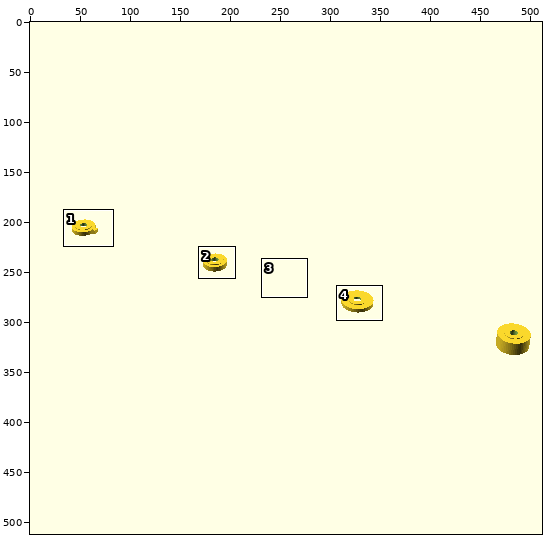
Sprite sheet -- 3D-Things/Bosch-GWS-10.8-Adapter/stl/Bosch-GWS-10.8-Adapter-part-0-All.png. The first picture is a wide view before the edit; the outline marks the close-up.
Close-up. The starting point:
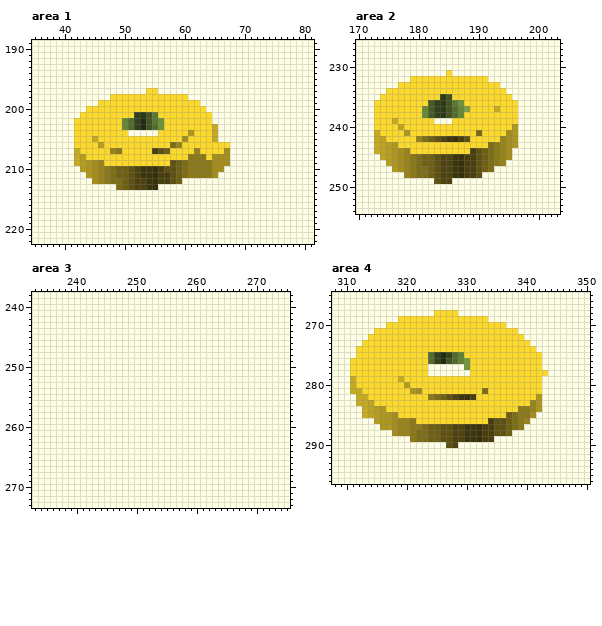
The file is 512x512 pixels. Colours within 5 levels of each other are drawn and written as one. Shown: area 1: x 35..81, y 189..222; area 2: x 170..203, y 226..254; area 3: x 233..275, y 238..273; area 4: x 308..350, y 265..296. The commit also changed other parts of the picture, which this record leaves out.
The result:
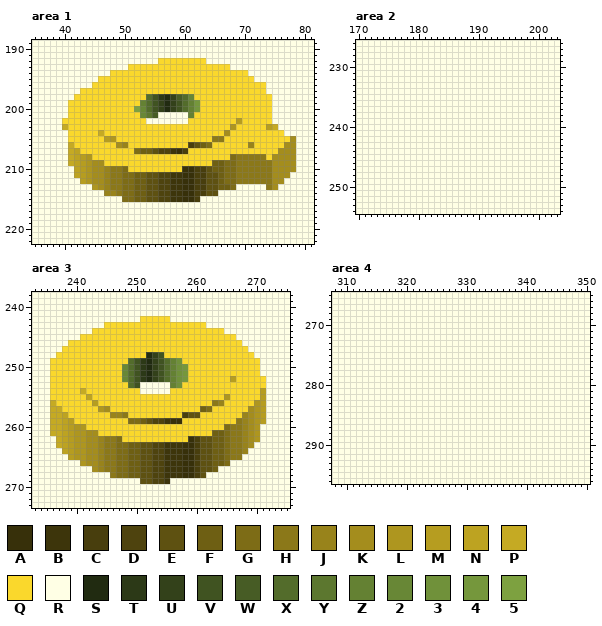
Palette (. is transparent): A #37300a  B #3d350b  C #483e0d  D #4e430e  E #5e5111  F #6e5f13  G #7d6c16  H #8b7819  J #98831b  K #a48d1d  L #ae961f  M #b69d20  N #bda321  P #c5aa23  Q #fad82c  R #ffffe5  S #212b11  T #2c3917  U #33411a  V #405321  W #475c25  X #536c2b  Y #5c772f  Z #648133  2 #688736  3 #70913a  4 #75973c  5 #7da140
What changed:
Changed rows in their new state; - is an unchanged pixel.
Area 1:
first column x 40:
192 ----------------QQQQQQQQ---------------
193 -----------QQQQQQQQQQQQQQQQQ-----------
194 --------QQQQQQQQQQQQQQQQQQQQQQQ--------
195 ------QQQQQQQQQQQQQQQQQQQQQQQQQQ-------
196 -----QQQQQQQQQQQQQQQQQQQQQQQQQQQQQ-----
197 ---QQQQQQQQQQQ--QQQQQQQQQQQQQQQQQQ-----
198 --QQQQQQ------XVTSUWX2QQQQQQQQQQQQQ----
199 -QQQQQ-------ZXVUSUVXZ4QQQQQQQQQQQQ----
200 -QQQ--------52XVUSUVXZ4-QQQQQQQQQQQ----
201 -QQ---------Q2YWRRRRRZ---QQQQQQQQQQ----
202 QQ--------QQQQRRRRRRR----QQQQMQQQQQ----
203 PQ--------QQQQQQQ--------QQQLQQQQQMP---
204 -Q----P----QQQQQ-----Q---QQKQQQQQQQQQ--
205 -Q---Q-ML-----------Q----HHQQQQQQQQQQQK
206 -P----Q--KJ-------QQ-CEFG---QQQJQQQQQKK
207 -PN-----QQ--GFFEDDBAC-Q----QQQQQQQQQKKK
208 -PN-L----------------QQQ-QQQGHHHHHQKKKK
209 -PN---K-----------QQQQQQQFFGGHHHHHHKKKK
210 --N---KJHHGQQQQQQQQQAACCEFFGGHHHHHHKKKK
211 --NM--KJHHGGFFEEDDBBAACCEEFGGHHHHHHKKK-
212 ---ML-KJHHGGFFEEDDBBAACCEEFGGHHHHHHKK--
213 -----LKJHHGGFFEEDDBBAACCEEFFG-----HK---
214 -------JJHGGFFEEDDBBAACCEE-------------
215 ----------GGFFEEDDBBAAC----------------
Area 2:
first column x 173:
231 ------------R-----------
232 ------RRRRRRRRRRRRR-----
233 ----RRRRRRRRRRRRRRRRR---
234 --RRRRRRRRRRRRRRRRRRRR--
235 -RRRRRRRRRRRRRRRRRRRRRR-
236 RRRRRRRRRRRRRRRRRRRRRRRR
237 RRRRRRRRRRRRRRRRRRRRRRRR
238 RRRRRRRRRRRRRRRRRRRRRRRR
239 RRRRRRRRRR---RRRRRRRRRRR
240 RRRRRRRRRRRRRRRRRRRRRRRR
241 RRRRRRRRRRRRRRRRRRRRRRRR
242 RRRRRRRRRRRRRRRRRRRRRRRR
243 RRRRRRRRRRRRRRRRRRRRRRRR
244 RRRRRRRRRRRRRRRRRRRRRRR-
245 -RRRRRRRRRRRRRRRRRRRRRR-
246 --RRRRRRRRRRRRRRRRRRRR--
247 ---RRRRRRRRRRRRRRRRR----
248 -----RRRRRRRRRRRRR------
249 ----------RRR-----------
Area 3:
first column x 236:
242 ---------------QQQQQ----------------
243 ---------QQQQQQQQQQQQQQQQQ----------
244 -------QQQQQQQQQQQQQQQQQQQQQQ-------
245 -----QQQQQQQQQQQQQQQQQQQQQQQQQQ-----
246 ---QQQQQQQQQQQQQQQQQQQQQQQQQQQQQ----
247 --QQQQQQQQQQQQQQQQQQQQQQQQQQQQQQQ---
248 -QQQQQQQQQQQQQQQSUVQQQQQQQQQQQQQQQ--
249 QQQQQQQQQQQQQXVTSUVXZ3QQQQQQQQQQQQQ-
250 QQQQQQQQQQQQ2XVTSUVXZ34QQQQQQQQQQQQ-
251 QQQQQQQQQQQQ2XVTSUVXZ34QQQQQQQQQQQQ-
252 QQQQQQQQQQQQ2XVTSUVXZ34QQQQQQQMQQQQQ
253 QQQQQQQQQQQQQXV-----Z3QQQQQQQQQQQQQQ
254 QQQQQPQQQQQQQQQ-----QQQQQQQQQQQQQQQM
255 QQQQQQNQQQQQQQQQQQQQQQQQQQQQQLQQQQQM
256 PQQQQQQMQQQQQQQQQQQQQQQQQQQHJQQQQQLM
257 PPQQQQQQLKQQQQQQQQQQQQQQQFGQQQQQQKLM
258 PPNQQQQQQQJJHQQQQQQQQQCEEQQQQQQQJKLM
259 PPNMQQQQQQQQQGGFEDDBAAQQQQQQQQQHJKLM
260 PPNMLLQQQQQQQQQQQQQQQQQQQQQQQGHHJKL-
261 PPNMLLKKQQQQQQQQQQQQQQQQQQQFFGHHJKL-
262 -PNMLLKKJHHGQQQQQQQQQQQACEEFFGHHJKL-
263 -PNMLLKKJHHGGFFEEDDBBBAACEEFFGHHJK--
264 --NMLLKKJHHGGFFEEDDBBBAACEEFFGHHJ---
265 ---MLLKKJHHGGFFEEDDBBBAACEEFFGHH----
266 -----LKKJHHGGFFEEDDBBBAACEEFFG------
267 -------KJHHGGFFEEDDBBBAACEEF--------
268 ----------HGGFFEEDDBBBAACE----------
269 ---------------EEDDB----------------
Area 4:
first column x 311:
268 --------------RRRR---------------
269 --------RRRRRRRRRRRRRRR----------
270 ------RRRRRRRRRRRRRRRRRRRR-------
271 ----RRRRRRRRRRRRRRRRRRRRRRRR-----
272 ---RRRRRRRRRRRRRRRRRRRRRRRRRR----
273 --RRRRRRRRRRRRRRRRRRRRRRRRRRRR---
274 -RRRRRRRRRRRRRRRRRRRRRRRRRRRRRR--
275 -RRRRRRRRRRRRRRRRRRRRRRRRRRRRRRR-
276 RRRRRRRRRRRRRRRRRRRRRRRRRRRRRRRR-
277 RRRRRRRRRRRRR------RRRRRRRRRRRRR-
278 RRRRRRRRRRRRR-------RRRRRRRRRRRRR
279 RRRRRRRRRRRRRRRRRRRRRRRRRRRRRRRR-
280 RRRRRRRRRRRRRRRRRRRRRRRRRRRRRRRR-
281 RRRRRRRRRRRRRRRRRRRRRRRRRRRRRRRR-
282 -RRRRRRRRRRRRRRRRRRRRRRRRRRRRRRR-
283 -RRRRRRRRRRRRRRRRRRRRRRRRRRRRRRR-
284 --RRRRRRRRRRRRRRRRRRRRRRRRRRRRRR-
285 --RRRRRRRRRRRRRRRRRRRRRRRRRRRRR--
286 ----RRRRRRRRRRRRRRRRRRRRRRRRRR---
287 -----RRRRRRRRRRRRRRRRRRRRRRRR----
288 -------RRRRRRRRRRRRRRRRRRRR------
289 ----------RRRRRRRRRRRRRR---------
290 ----------------RR---------------
